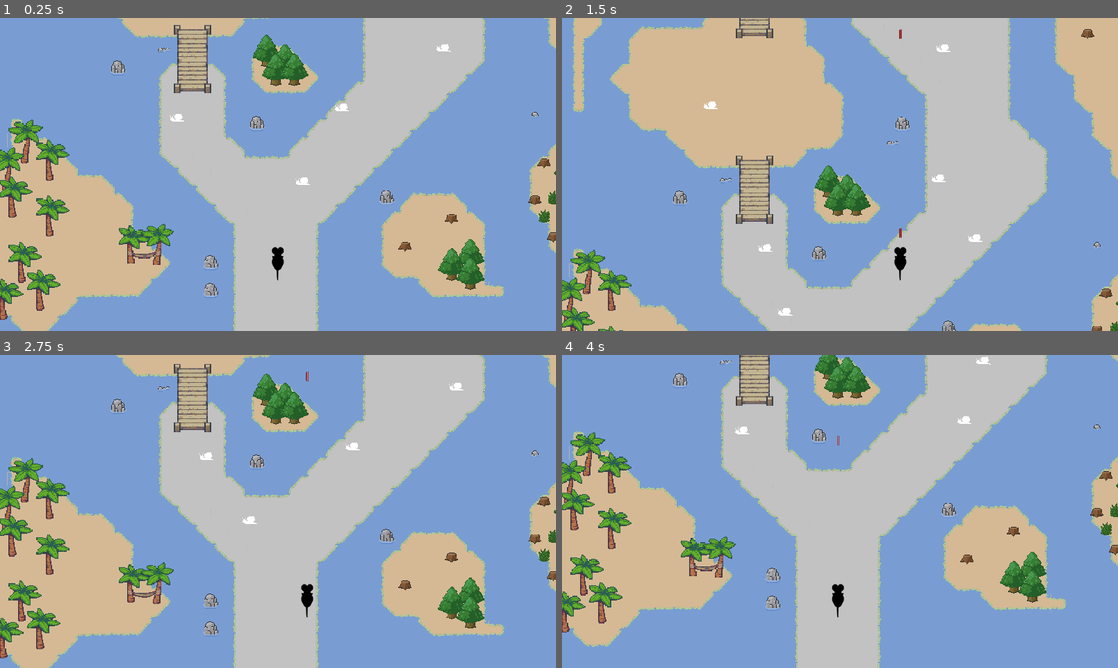
Above: before the commit, frames 1-4 (two rows, left to right).
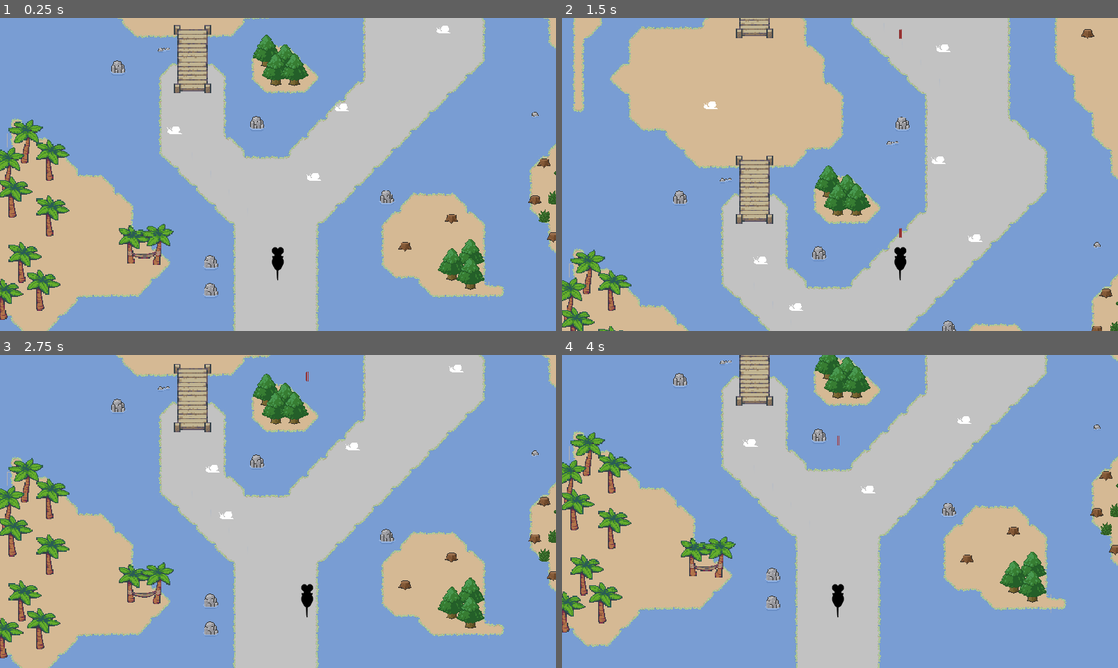
Above: after the commit, the same moments.

Repository: outerspace-probes/rat-raid
Game: Godot game, scene res://MainScene.tscn
Same seed, same stepped clock (60 frames per second), same inputs: the game is played once before the commit and once after it.
Inputs:
- Up to frame 1 (0.25 s): no input
- Up to frame 2 (1.5 s): hold Right (MOVE_RIGHT) 0.53-1.28 s; hold Space (FIRE) 0.53-1.28 s; hold Left (MOVE_LEFT) from 1.28 s (still down); tap Space (FIRE) at 1.35 s
- Up to frame 3 (2.75 s): release Left (MOVE_LEFT) at 2.03 s; hold Right (MOVE_RIGHT) from 2.03 s (still down); hold Space (FIRE) from 2.03 s (still down)
- Up to frame 4 (4 s): release Space (FIRE) at 2.78 s; tap Space (FIRE) at 2.85 s; release Right (MOVE_RIGHT) at 3.53 s; hold Left (MOVE_LEFT) from 3.53 s (still down); hold Space (FIRE) from 3.53 s (still down)

The runs differ from the first frame. In frame 1, 0.3% of the frame differs, in the area x 30-82%, y 2-54%; in frame 2, 0.3%; in frame 3, 0.3%, in the area x 35-84%, y 3-54%; in frame 4, 0.2%.

Commit message:
replaces more enemies

Diff:
--- a/MainScene.tscn
+++ b/MainScene.tscn
@@ -42,16 +42,16 @@
 [node name="Type1" type="Node" parent="Enemies"]
 
 [node name="EnemyOne" parent="Enemies/Type1" instance=ExtResource( 5 )]
-position = Vector2( 1013.22, 615.217 )
+position = Vector2( 1051.77, 599.667 )
 
 [node name="EnemyOne2" parent="Enemies/Type1" instance=ExtResource( 5 )]
-position = Vector2( 579.086, 396.155 )
+position = Vector2( 570.407, 438.719 )
 
 [node name="EnemyOne3" parent="Enemies/Type1" instance=ExtResource( 5 )]
 position = Vector2( 1148.96, 361.101 )
 
 [node name="EnemyOne4" parent="Enemies/Type1" instance=ExtResource( 5 )]
-position = Vector2( 1499.6, 155.191 )
+position = Vector2( 1499.6, 92.2702 )
 
 [node name="EnemyOne5" parent="Enemies/Type1" instance=ExtResource( 5 )]
 position = Vector2( 1148.96, -293.878 )
